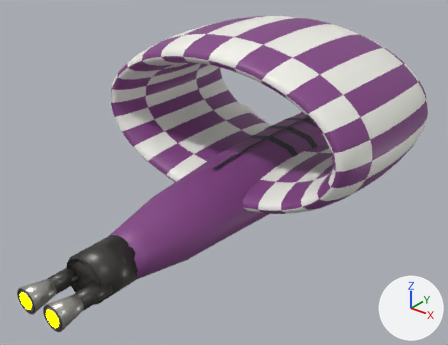
Renders of the glTF model ThoriumGap_JS/models/Ship_Hooper_443110.glb from each side of a commit.
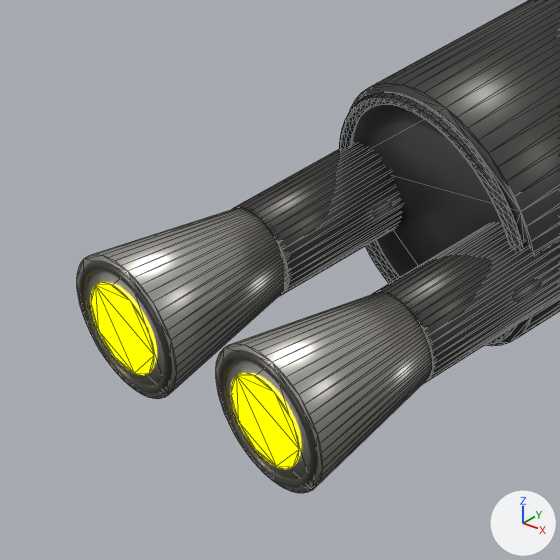
There are two pictures of each version: one whole from a 50 mm camera at (3.99, -6.41, 3.43) aimed at (-0.29, -1.06, 0.11), one close up on the part from 1% to 24% of the width and 70% to 100% of the height. Lighting does not change. The marker at lower right points along +X, +Y and +Z. The last two pictures show the newer version. The close-ups show mesh edges as thin lines. Where no turn or scale is listed for an object, it has been applied to the vertices.

The older version as bpy lines, for what is in view:
```python
ob_engineblock_afthulldarktrimring = bpy.data.objects.new('EngineBlock_AftHullDarkTrimRing', me_engineblock_afthulldarktrimring_mesh)
ob_engineblock_afthulldarktrimring.location = (0.0, -3.507, 0.001)
ob_engineemitter = bpy.data.objects.new('EngineEmitter', me_engineemitter)
ob_engineemitter.location = (0.0, 0.0, 0.0)
ob_enginelip_right_darknozzlerim = bpy.data.objects.new('EngineLip_Right_DarkNozzleRim', me_enginelip_right_darknozzlerim_mesh)
ob_enginelip_right_darknozzlerim.location = (0.19, -4.003, -0.023)
# also in view: 'EngineBlock_AftHullIntegratedMountPlate' at (0.0, -3.26, 0.0); 'EngineBell_Left_AftHullBurnishedNozzle' at (-0.19, -3.83, -0.02); 'EngineThroat_Right_AftHullDarkSocket' at (0.19, -3.57, -0.02); 'EngineThroat_Left_AftHullDarkSocket' at (-0.19, -3.57, -0.02); 'EngineBell_Right_AftHullBurnishedNozzle' at (0.19, -3.83, -0.02)
```
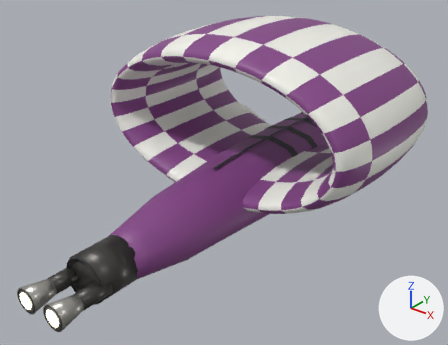
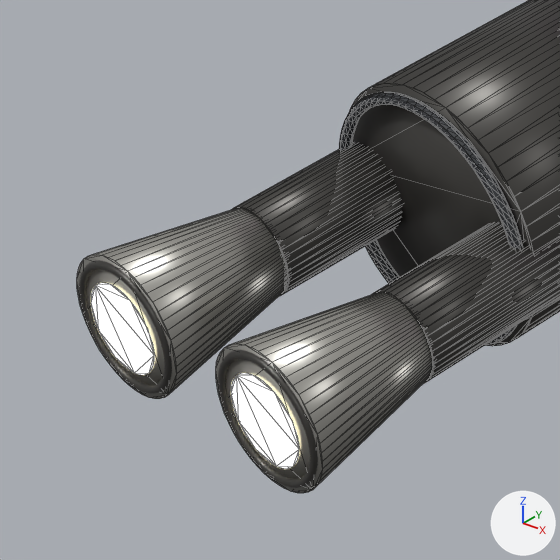
Location of each change, (x1, y1, x2, y2) in pixels of the close-ups (560 x 560 px):
'EngineEmitter', recoloured (yellow to beige): (91, 283, 299, 469) in both

The edits, one by one:
In material 'EngineGlow' (mat_engineglow), emission_color goes from (1.0, 1.0, 0.0) (yellow #ffff00) to (0.62, 0.57, 0.4) (beige #cec7aa).
